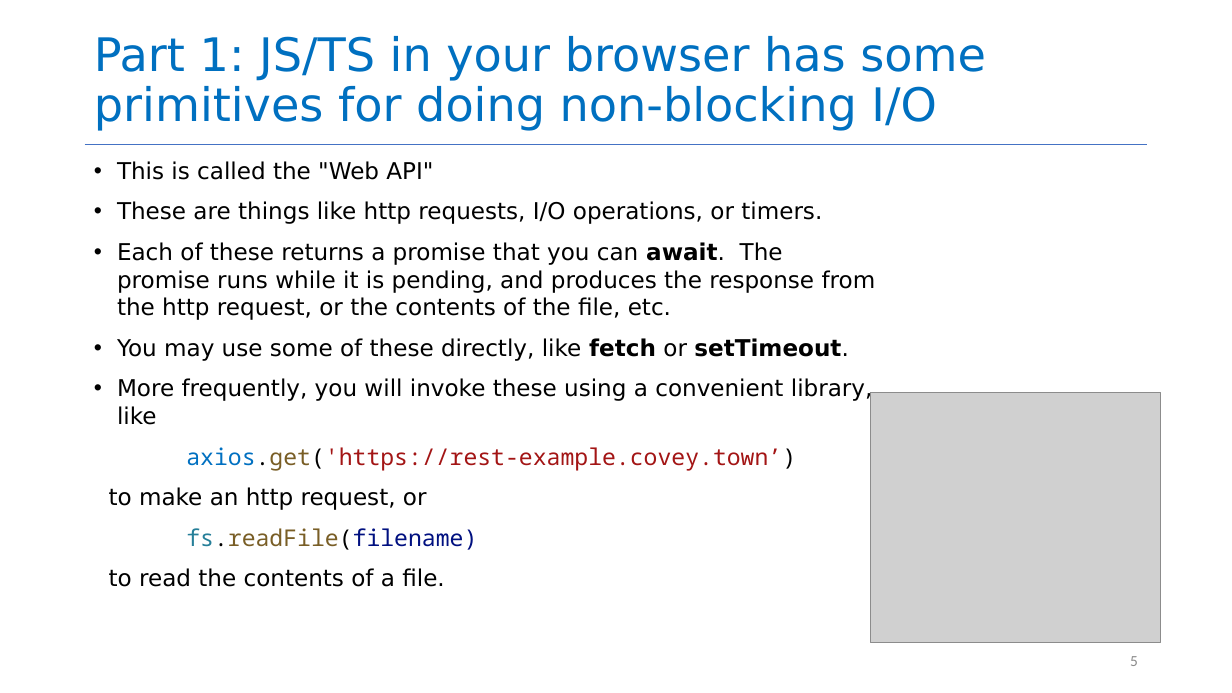
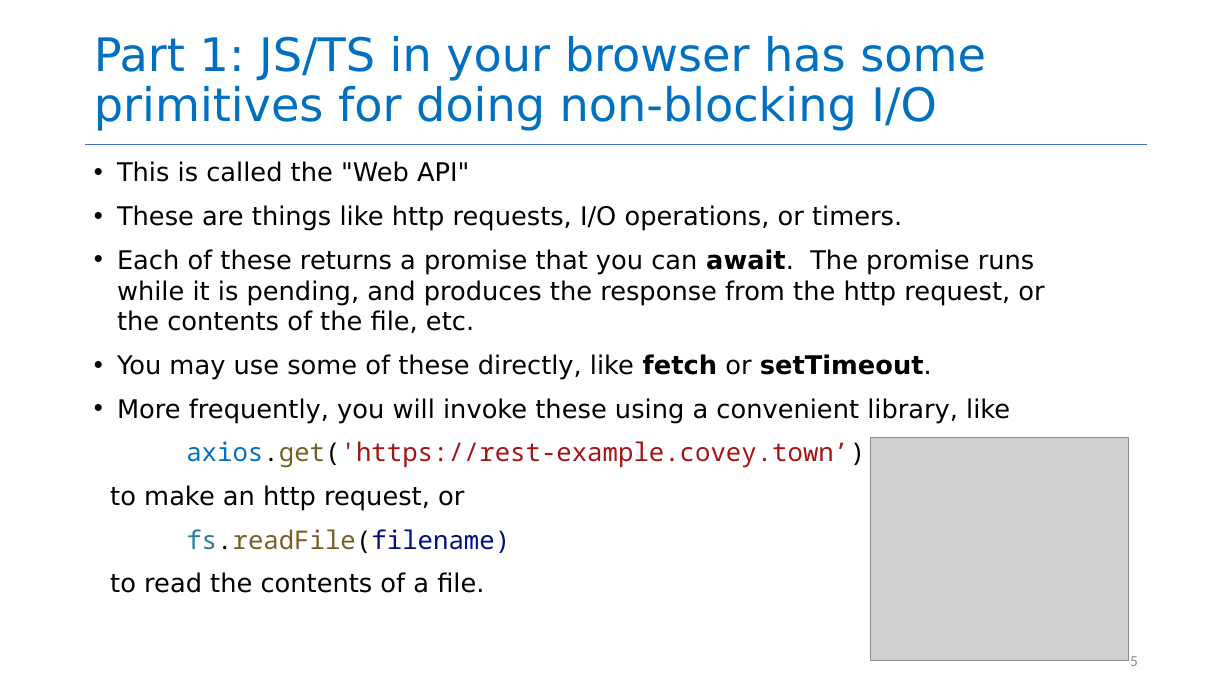
Before and after one commit to neu-se/CS4530-Fall-2026, a slide deck: slide 5 of Slides/Module 08 Concurrency.pptx. Drawn at 1232x693 pixels with LibreOffice and Linux fonts; fonts in the diff are those of the drawing; grey boxes stand for pictures. Boxes give left, top, right and bottom in pixels: in the first picture for what was removed or moved away, otherwise in the second. Text is boxed around its words. In the diff, an @@ line names an element or a change of style, - is before the commit and + after.

```diff
--- a/Slides/Module 08 Concurrency.pptx
+++ b/Slides/Module 08 Concurrency.pptx
@@ text "This is called the "Web ..." at (110,161,1044,593): size 18 to 20 pt @@
@@ picture: place and size @@
-picture at (871,392,1162,642)
+picture at (871,438,1129,661)
```
Also in this commit, not shown: 3 other slides changed, 1 other file.
